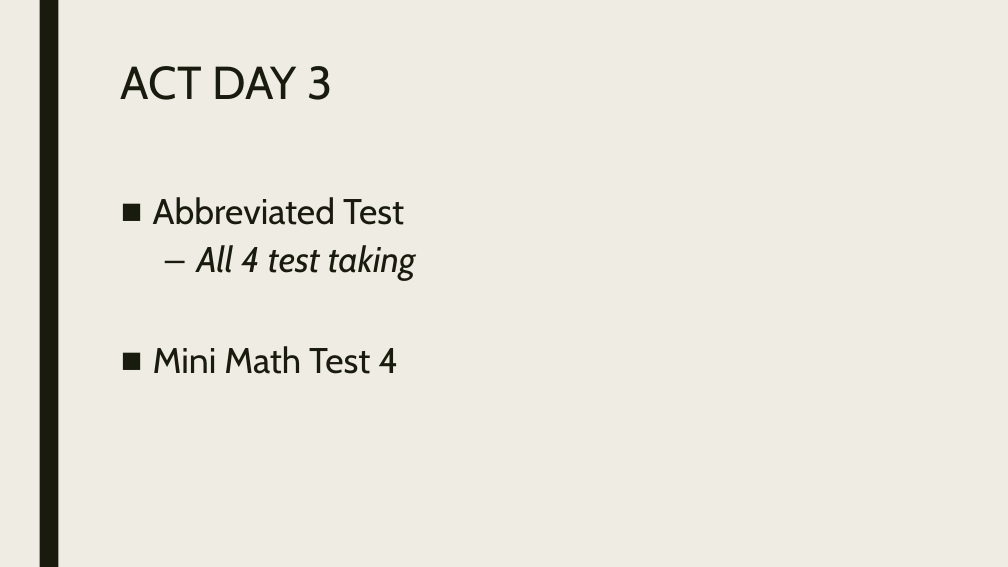
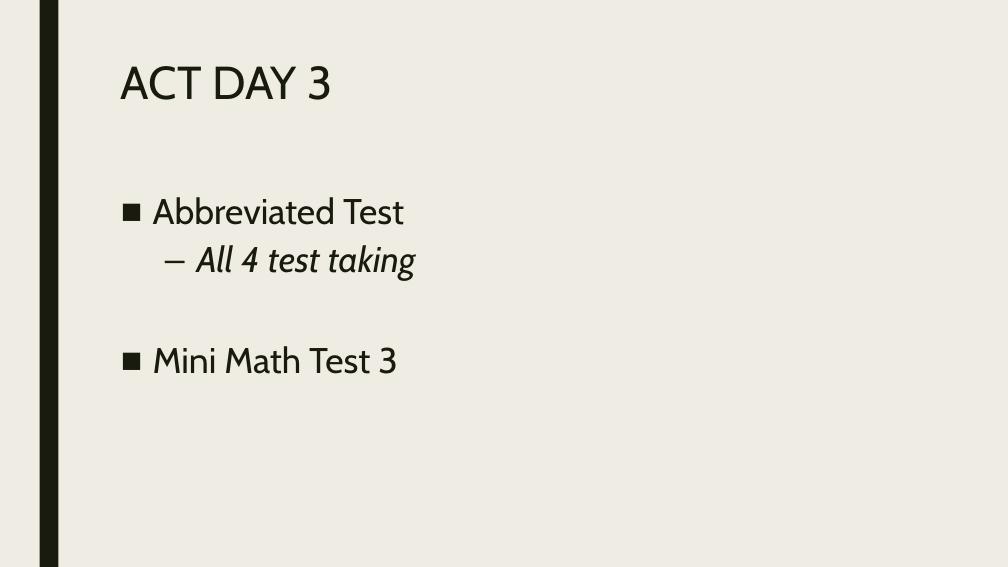
Before and after one commit to codecuddy/pre_calc, a slide deck: slide 4 of _PowerPoints/2nd Semester/Unit 9 ACT/PreCalc_Day_063 ACT Abbreviated Test.pptx. Drawn at 1008x567 pixels with LibreOffice and Linux fonts; fonts in the diff are those of the drawing. Boxes give left, top, right and bottom in pixels: in the first picture for what was removed or moved away, otherwise in the second. Text is boxed around its words. In the diff, an @@ line names an element or a change of style, - is before the commit and + after.

```diff
--- a/_PowerPoints/2nd Semester/Unit 9 ACT/PreCalc_Day_063 ACT Abbreviated Test.pptx
+++ b/_PowerPoints/2nd Semester/Unit 9 ACT/PreCalc_Day_063 ACT Abbreviated Test.pptx
@@ text at [153,346,398,374]: text changed @@
-■ Mini Math Test 4
+■ Mini Math Test 3
```
Also in this commit, not shown: 1 other slide changed, 5 other files.
